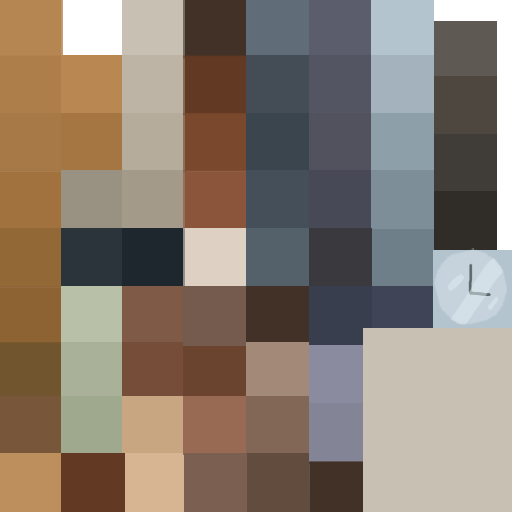
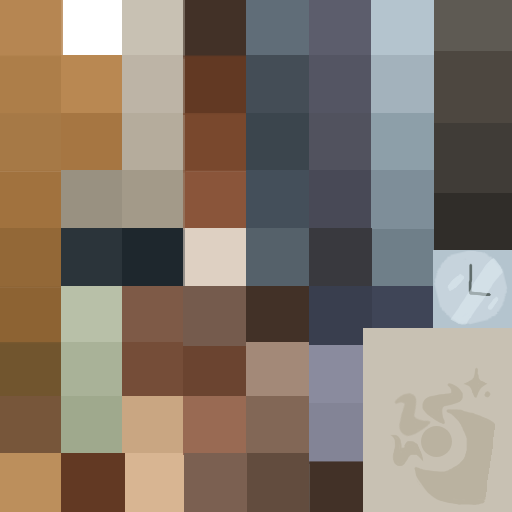
Two versions of the same layered image (512×512). Layer-by-layer changes:
added layer "Layer 11 copy" above "Layer 11" over [464, 367, 488, 398]
added layer "Layer 11" above "Layer 10" over [390, 391, 491, 467]
added layer "Layer 10" above "Layer 9" over [422, 383, 463, 425]
added layer "Layer 9" above "Layer 3" over [414, 409, 495, 505]
painted on "Layer 5" over [431, 495, 486, 505]
painted on "Layer 7" over [468, 248, 482, 252]
painted on "Layer 1 copy 79" over [434, 191, 512, 252]
painted on "Layer 1 copy 78" over [434, 123, 512, 198]
painted on "Layer 1 copy 77" over [434, 51, 512, 136]
painted on "Layer 1 copy 76" over [434, 0, 512, 80]